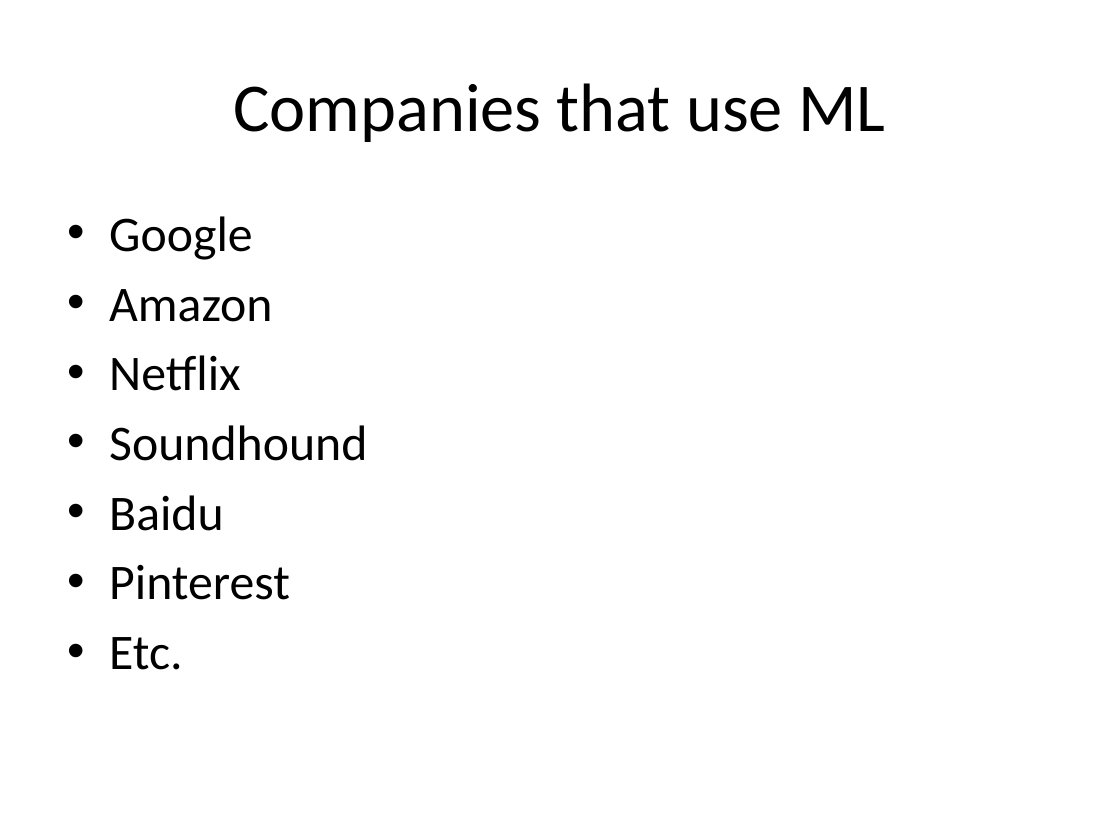
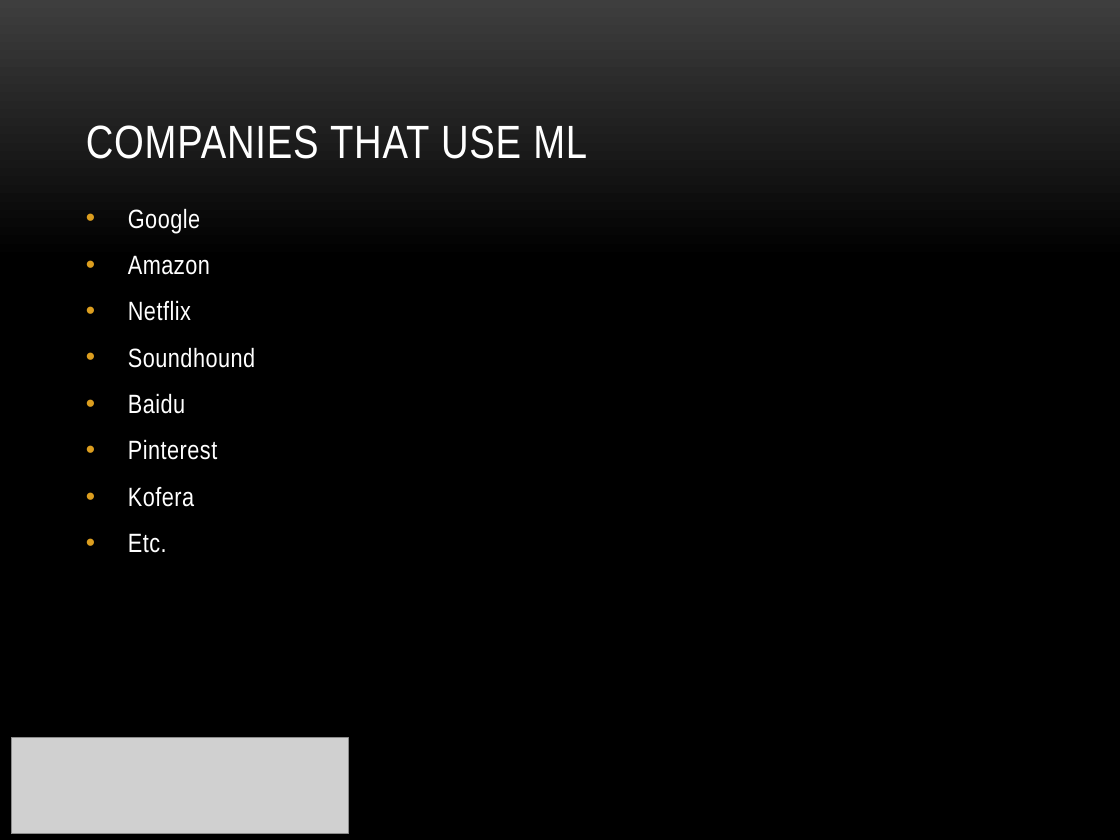
Before and after one commit to markus0708/Workshop_Python_-_ML, a slide deck: slide 21 of Part II Supervised_Learning/Introduction to Machine Learning.pptx. Drawn at 1120x840 pixels with LibreOffice and Linux fonts; fonts in the diff are those of the drawing; grey boxes stand for pictures; background and template pictures are left out. Boxes give left, top, right and bottom in pixels: in the first picture for what was removed or moved away, otherwise in the second. Text is boxed around its words. In the diff, an @@ line names an element or a change of style, - is before the commit and + after.

```diff
--- a/Part II Supervised_Learning/Introduction to Machine Learning.pptx
+++ b/Part II Supervised_Learning/Introduction to Machine Learning.pptx
@@ background #FFFFFF to picture (left out) @@
@@ title "COMPANIES THAT USE ML" at box(86, 125, 587, 159): vertical alignment middle to bottom @@
@@ title at box(86, 125, 587, 159): text changed; size 44 to 30 pt; font Calibri to Arial Narrow; text colour #000000 to #FFFFFF @@
-Companies that use ML
+COMPANIES THAT USE ML
@@ text "Google": place and size @@
-text "Google" at box(109, 216, 367, 670)
+text "Google" at box(128, 208, 255, 553)
@@ text at box(128, 208, 255, 553): size 32 to 17 pt, font Calibri to Arial Narrow, text colour #000000 to #FFFFFF, letter spacing 0 to 0.3 pt in "Google", "Amazon", "Netflix", "Soundhound" and 3 more places; more space between paragraphs @@
@@ text at box(128, 487, 194, 507): paragraph added @@
+• Kofera
@@ picture added at box(11, 737, 348, 833) @@
```
Also in this commit, not shown: 18 other slides changed, 5 slides added, 5 slides removed, 2 other files.
